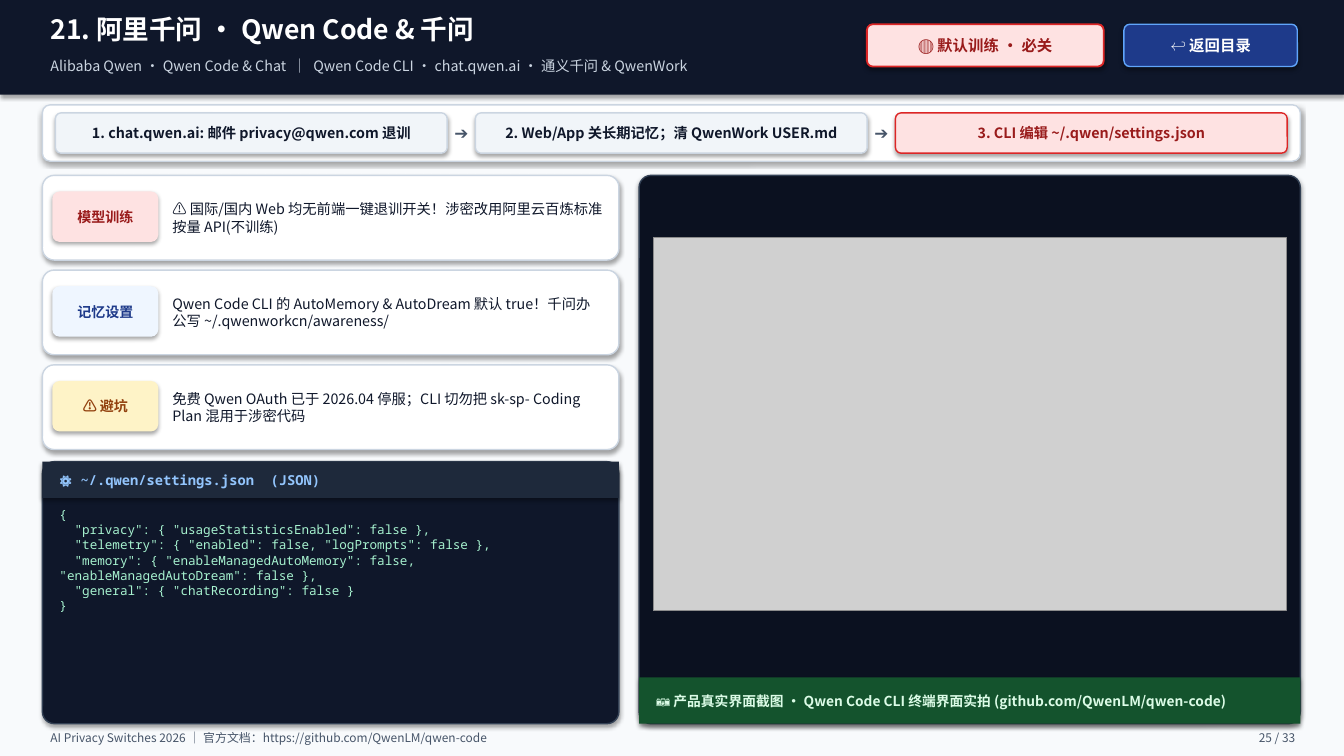
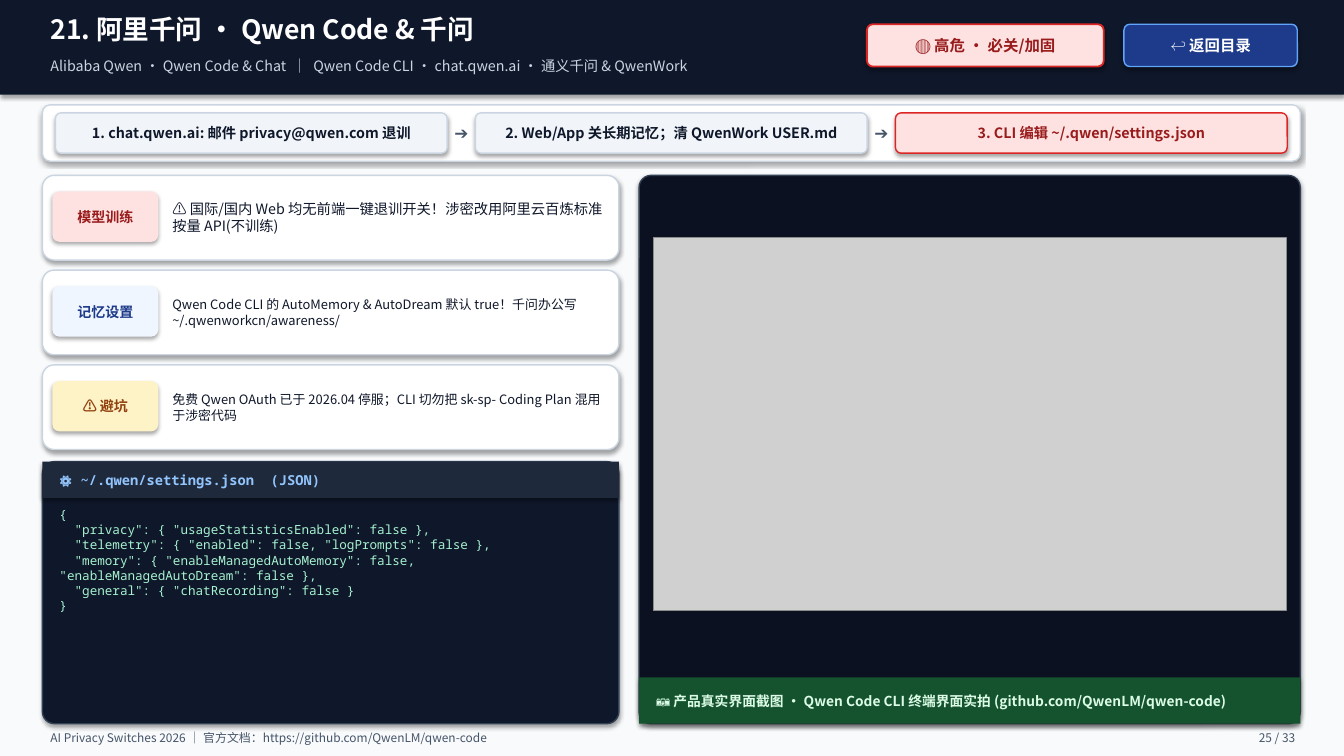
Before and after one commit to xialuyu5-oss/ai-privacy-switches, a slide deck: slide 25 of exports/AI_Agent_隐私记忆与防训练开关全手册_2026.pptx. Drawn at 1344x756 pixels with LibreOffice and Linux fonts; fonts in the diff are those of the drawing; grey boxes stand for pictures. Boxes give left, top, right and bottom in pixels: in the first picture for what was removed or moved away, otherwise in the second. Text is boxed around its words. In the diff, an @@ line names an element or a change of style, - is before the commit and + after.

```diff
--- a/exports/AI_Agent_隐私记忆与防训练开关全手册_2026.pptx
+++ b/exports/AI_Agent_隐私记忆与防训练开关全手册_2026.pptx
@@ text at [934, 38, 1056, 54]: text changed @@
-🔴 默认训练 · 必关
+🔴 高危 · 必关/加固
@@ text "Qwen Code CLI 的 AutoMemory ..." at [172, 298, 576, 328]: size 10.2 to 9.2 pt @@
@@ text "免费 Qwen OAuth 已于 2026.04 ..." at [172, 393, 601, 421]: size 10.2 to 9.2 pt @@
```
Also in this commit, not shown: 31 other slides changed, 6 other files.
